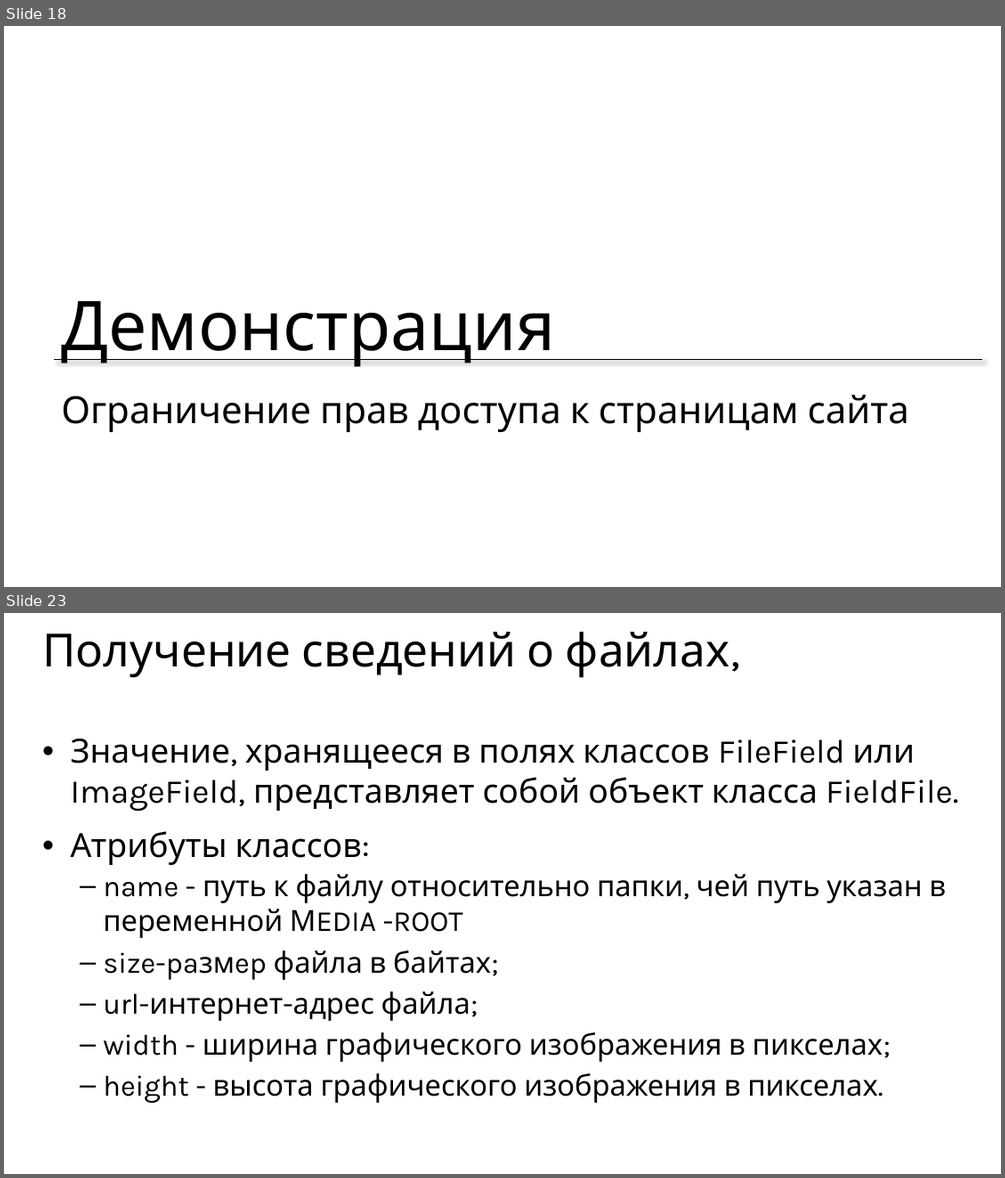
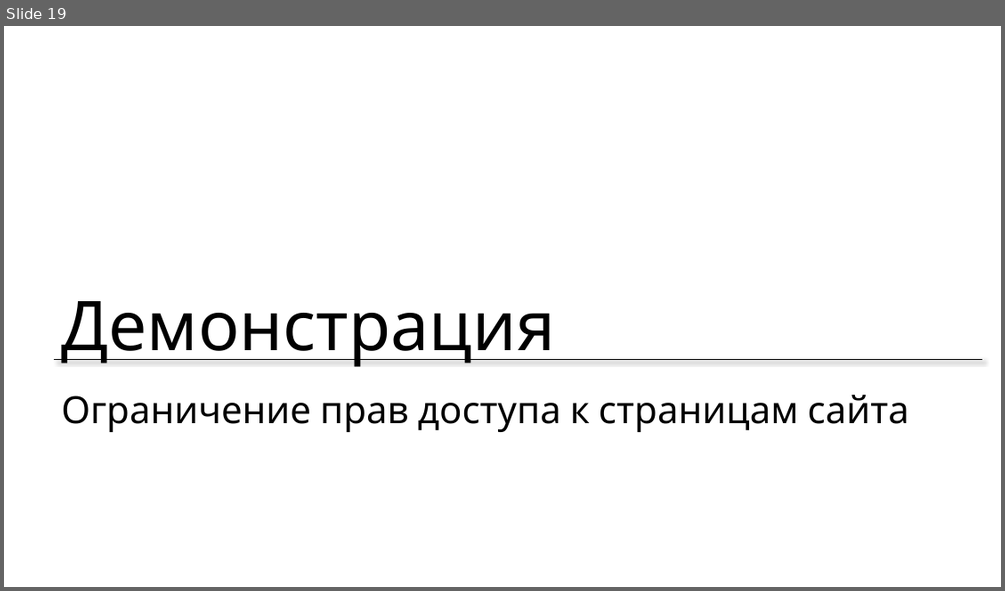
Before and after one commit to maxchv/LearnPython, a slide deck: week14/auth.pptx. Shown one above the other, each under a label of ours: slides 18 and 23 before the commit, slide 19 after it; the slides between them are not shown. The pictures are 1005x1178 and 1005x591 pixels, drawn with LibreOffice and Linux fonts; fonts in the diff are those of the drawing. Boxes give left, top, right and bottom in pixels: in the first picture for what was removed or moved away, otherwise in the second. Text is boxed around its words. In the diff, an @@ line names an element or a change of style, - is before the commit and + after.

```diff
--- a/week14/auth.pptx
+++ b/week14/auth.pptx
@@ slide 23 removed at [4,613,1001,1174], background #FFFFFF @@
@@ title removed at [42,632,730,678] @@
-Получение сведений о файлах,
@@ text removed at [71,738,958,1103] @@
-• Значение, хранящееся в полях классов FileField или ImageField, представляет собой объект класса FieldFile.
-• Атрибуты классов:
-  – name - путь к файлу относительно папки, чей путь указан в переменной МEDIA -ROOT
-  – size-paзмep файла в байтах;
-  – url-интернет-адрес файла;
-  – width - ширина графического изображения в пикселах;
-  – height - высота графического изображения в пикселах.
@@ what was slide 18 is now slide 19 @@
```
Also in this commit, not shown: 2 slides changed, 12 slides added, 11 other slides removed, 39 other files.
